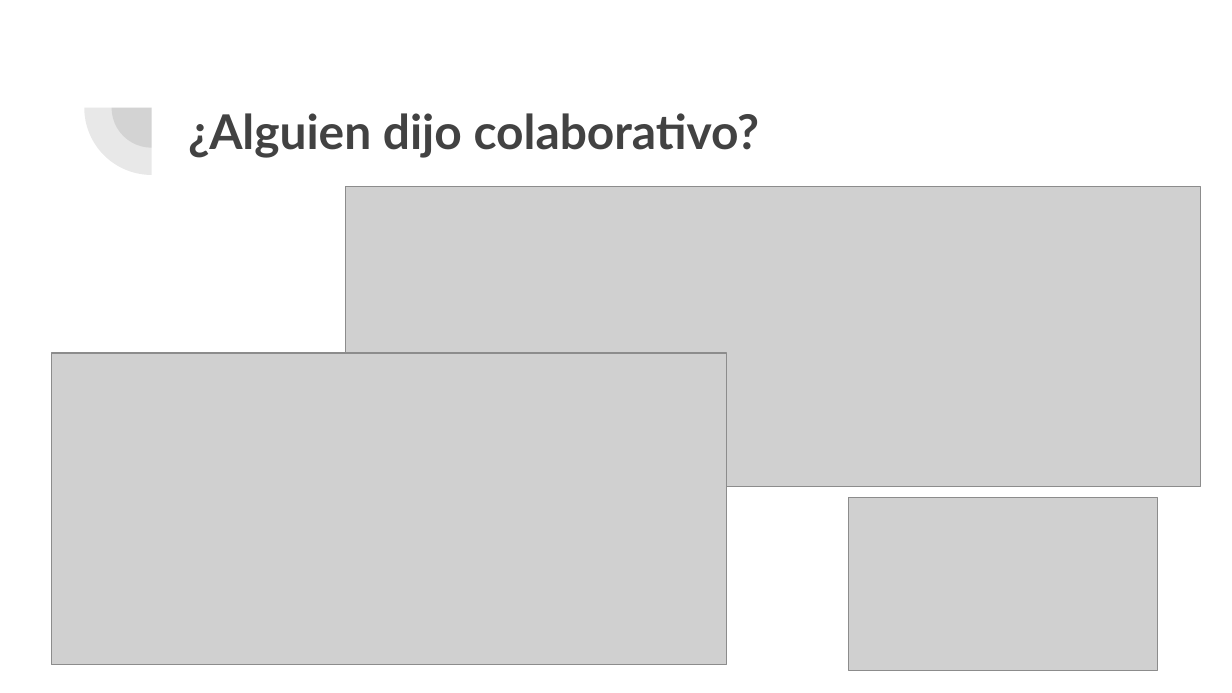
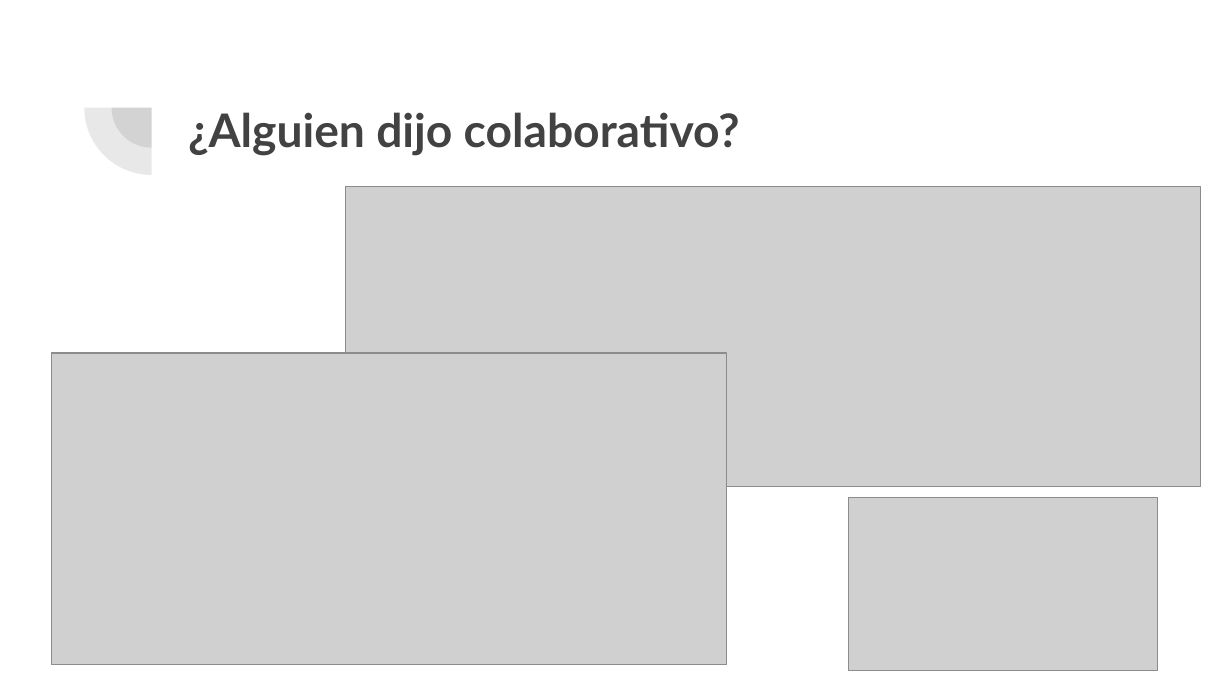
Before and after one commit to Data-Crew/transport-networks-lab, a slide deck: slide 17 of Presentaciones/Introducción al curso.pptx (slide 13 before the commit). Drawn at 1232x693 pixels with LibreOffice and Linux fonts; fonts in the diff are those of the drawing; grey boxes stand for pictures. Boxes give left, top, right and bottom in pixels: in the first picture for what was removed or moved away, otherwise in the second. Text is boxed around its words. In the diff, an @@ line names an element or a change of style, - is before the commit and + after.

```diff
--- a/Presentaciones/Introducción al curso.pptx
+++ b/Presentaciones/Introducción al curso.pptx
@@ title "¿Alguien dijo colaborativo?" at (188, 112, 740, 156): size 28 to 27.1 pt @@
```
Also in this commit, not shown: 8 other slides changed, 5 slides added, 1 slide removed, 7 other files.
